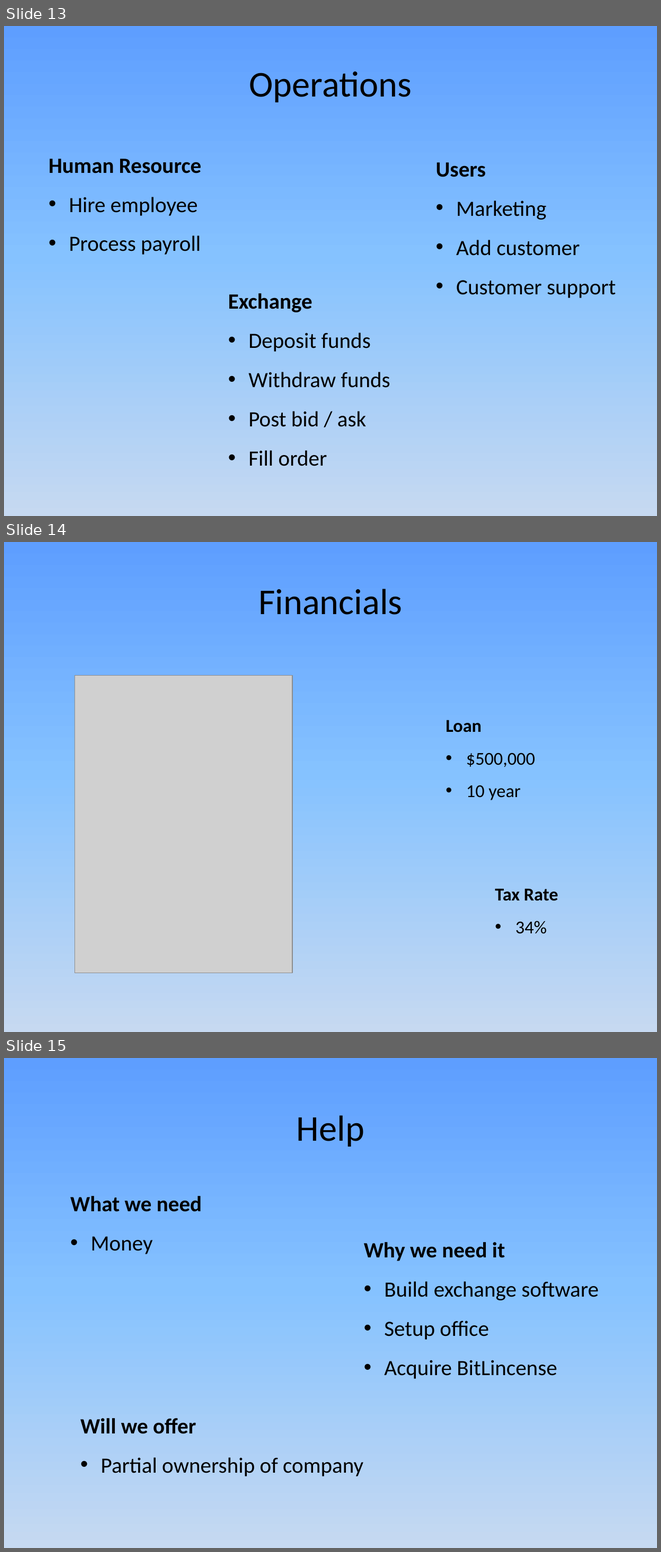
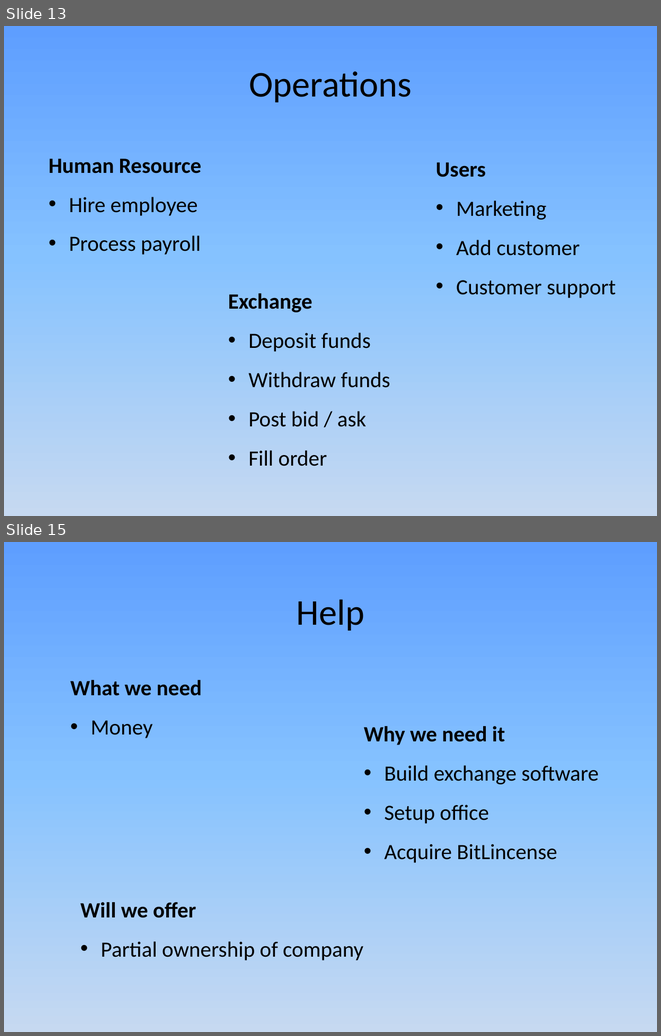
Before and after one commit to JamesLeB/Business, a slide deck: TODO/2-Monday/Presentation1.pptx. Shown one above the other, each under a label of ours: slides 13, 14 and 15 before the commit, slides 13 and 15 after it; the slides between them are not shown. The pictures are 661x1552 and 661x1036 pixels, drawn with LibreOffice and Linux fonts; fonts in the diff are those of the drawing; grey boxes stand for pictures. Boxes give left, top, right and bottom in pixels: in the first picture for what was removed or moved away, otherwise in the second. Text is boxed around its words. In the diff, an @@ line names an element or a change of style, - is before the commit and + after.

Commit message:
fix financials

```diff
--- a/TODO/2-Monday/Presentation1.pptx
+++ b/TODO/2-Monday/Presentation1.pptx
@@ slide 14 removed at [4, 542, 657, 1032], background gradient #5E9EFF to #85C2FF to #C6D9F1 @@
@@ text removed at [258, 589, 402, 615] @@
-Financials
@@ picture removed at [74, 675, 292, 973] @@
@@ text removed at [445, 720, 535, 800] @@
-Loan
-• $500,000
-• 10 year
@@ text removed at [495, 888, 558, 934] @@
-Tax Rate
-• 34%
```
Also in this commit, not shown: 1 slide added, 1 other file.
